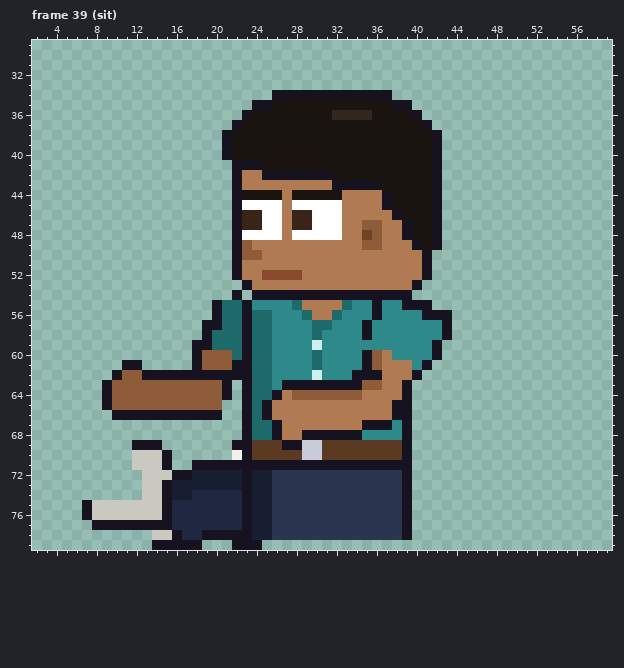
Two states of a pixel-art file, sprites/expo/expo_vendh_left_anim.aseprite. Above: the version before the commit.
64x80 pixels, 129 frames. Shown: frame 39 (sit): x 2..59, y 29..79. The commit also changed other frames, which this record leaves out.
New version:
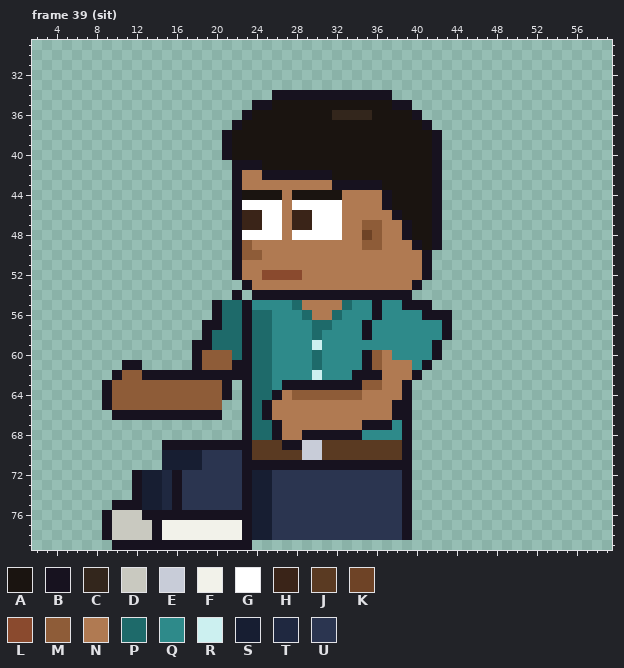
Palette (. is transparent): A #1a1410  B #17121f  C #33261c  D #c9c9c0  E #c8ccd8  F #f2f2ea  G #ffffff  H #3a2418  J #5a3a22  K #6e4326  L #8a4a2e  M #8e5c38  N #b07a52  P #1e6a6a  Q #2e8a8a  R #ccf0f0  S #171e32  T #1f2840  U #2b3550
What changed:
Frame 39 (sit), layers "Pants", "Shoes":
y 69: x 12..21 BBB....... -> ...BBBBBBB
y 70: x 12..22 DDDB......F -> ...SSSSUUUU
y 71: x 12..22 DDDB..BBBBB -> ...SSSSUUUU
y 72: x 12..15 .DDD -> BSST; x 17..22 BSSSSS -> UUUUUU
y 73: x 12..22 .DDBSSSSSSS -> BSSTBUUUUUU
y 74: x 12..22 .DDBSSTTTTT -> BSSTBUUUUUU
y 75: x 7..22 BDDDDDDDBTTTTTTT -> ...BBBSSTBUUUUUU
y 76: x 7..9 BDD -> ..B; x 13..14 DD -> BB; x 16..22 TTTTTTT -> BBBBBBB
y 77: x 8 B -> .; x 10..13 BBBB -> DDDD; x 15..22 BTTTTTTT -> FFFFFFFF
y 78: x 9..22 .....DDBTTBBBB -> BDDDDBFFFFFFFF
y 79: x 10..13 .... -> BBBB; x 19..21 ... -> BBB; x 24 B -> .
Boxes around the changes in both pictures, in picture pixels (x1, y1, x2, y2):
changed: (82, 440, 262, 550)
